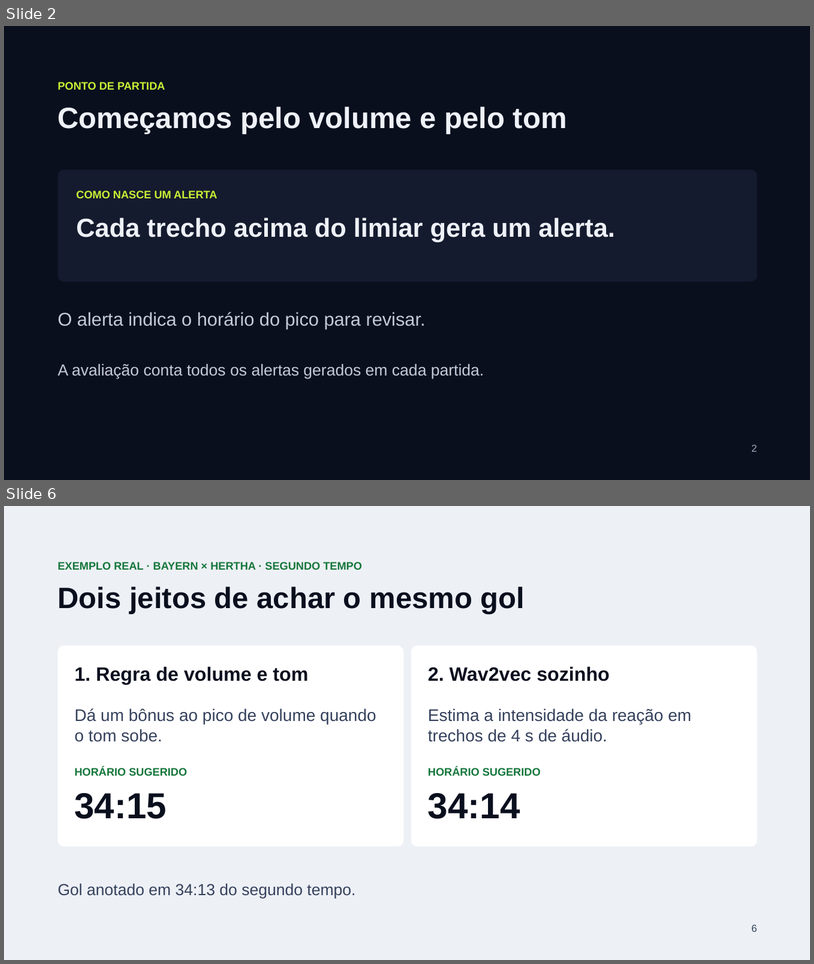
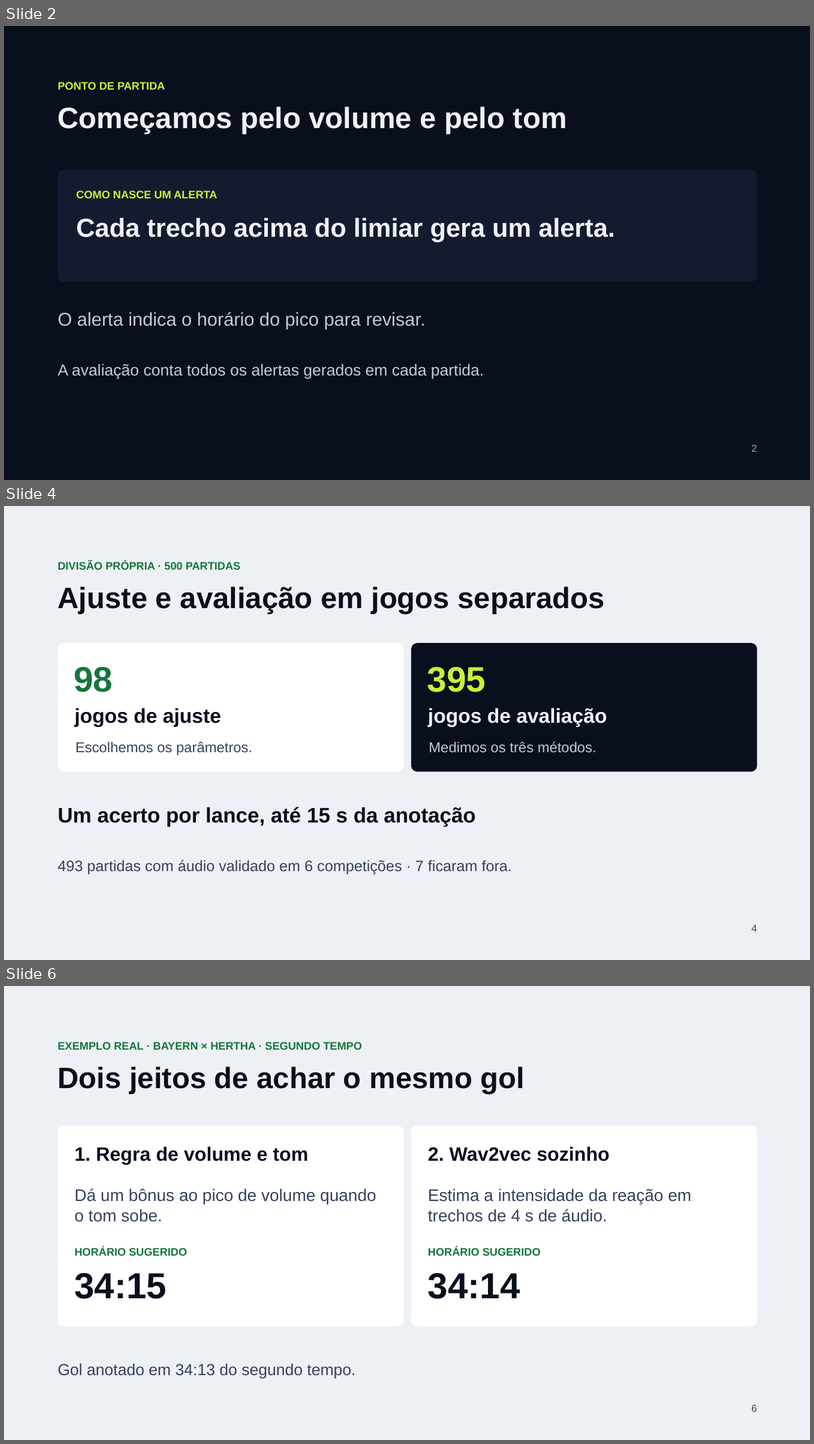
Before and after one commit to orlowf/PDSI-2026, a slide deck: slides/checkpoint-2/Signal-FC-Checkpoint-2.pptx. Shown one above the other, each under a label of ours: slides 2 and 6 before the commit, slides 2, 4 and 6 after it; the slides between them are not shown. The pictures are 814x964 and 814x1444 pixels, drawn with LibreOffice and Linux fonts; fonts in the diff are those of the drawing. Boxes give left, top, right and bottom in pixels: in the first picture for what was removed or moved away, otherwise in the second. Text is boxed around its words. In the diff, an @@ line names an element or a change of style, - is before the commit and + after.

Commit message:
Publica resultados finais do Checkpoint 2 em 493 partidas

```diff
--- a/slides/checkpoint-2/Signal-FC-Checkpoint-2.pptx
+++ b/slides/checkpoint-2/Signal-FC-Checkpoint-2.pptx
@@ slide 4 added at box(4, 506, 810, 960), background #EDF0F5 @@
@@ text added at box(58, 561, 241, 570), 13 pt, text #15763B, bold @@
+DIVISÃO PRÓPRIA · 500 PARTIDAS
@@ text added at box(58, 586, 605, 614), 35 pt, text #0A0F1E, bold @@
+Ajuste e avaliação em jogos separados
@@ rounded rectangle added at box(58, 643, 404, 771), fill #FFFFFF @@
@@ rounded rectangle added at box(412, 643, 758, 771), fill #0A0F1E @@
@@ text added at box(74, 667, 113, 692), 42 pt, text #15763B, bold @@
+98
@@ text added at box(428, 667, 486, 692), 42 pt, text #C8F135, bold @@
+395
@@ text added at box(75, 708, 221, 727), 24 pt, text #0A0F1E, bold @@
+jogos de ajuste
@@ text added at box(428, 708, 607, 727), 24 pt, text #EEF1F7, bold @@
+jogos de avaliação
@@ text added at box(75, 741, 252, 755), 17 pt, text #35415C @@
+Escolhemos os parâmetros.
@@ text added at box(429, 741, 597, 753), 17 pt, text #C4CAD8 @@
+Medimos os três métodos.
@@ text added at box(58, 807, 476, 826), 25 pt, text #0A0F1E, bold @@
+Um acerto por lance, até 15 s da anotação
@@ text added at box(58, 859, 512, 874), 18 pt, text #35415C @@
+493 partidas com áudio validado em 6 competições · 7 ficaram fora.
@@ text added at box(752, 924, 757, 931), 12 pt, text #35415C @@
+4
```
Also in this commit, not shown: 3 slides changed, 2 other slides added, 3 slides removed, 17 other files.
